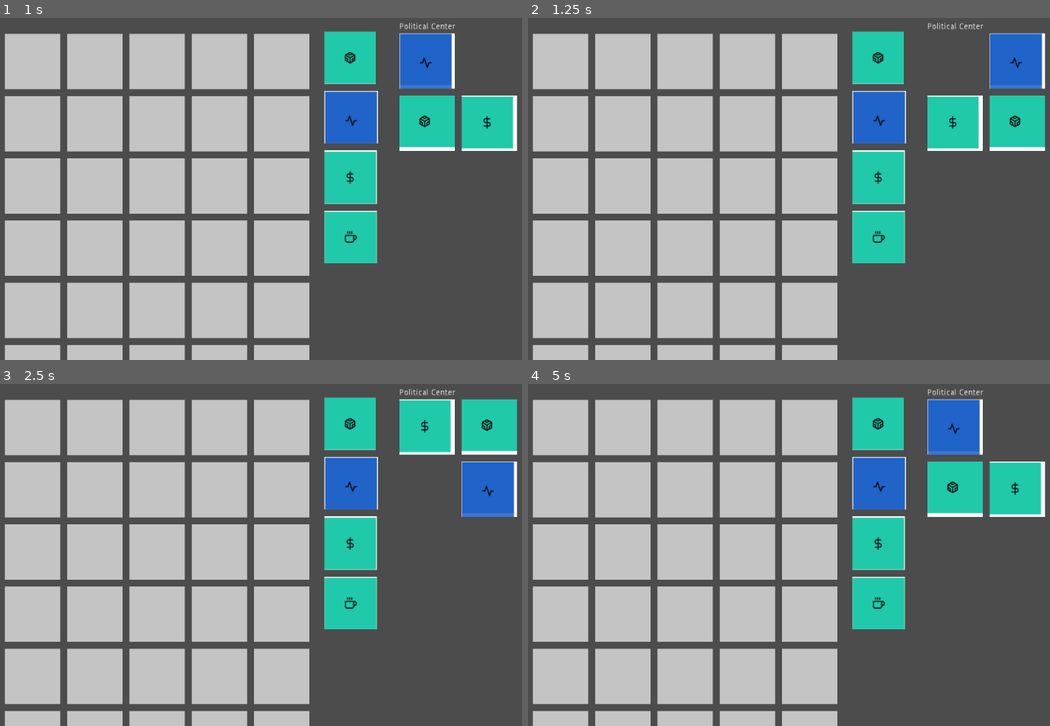
Above: before the commit, frames 1-4 (two rows, left to right).
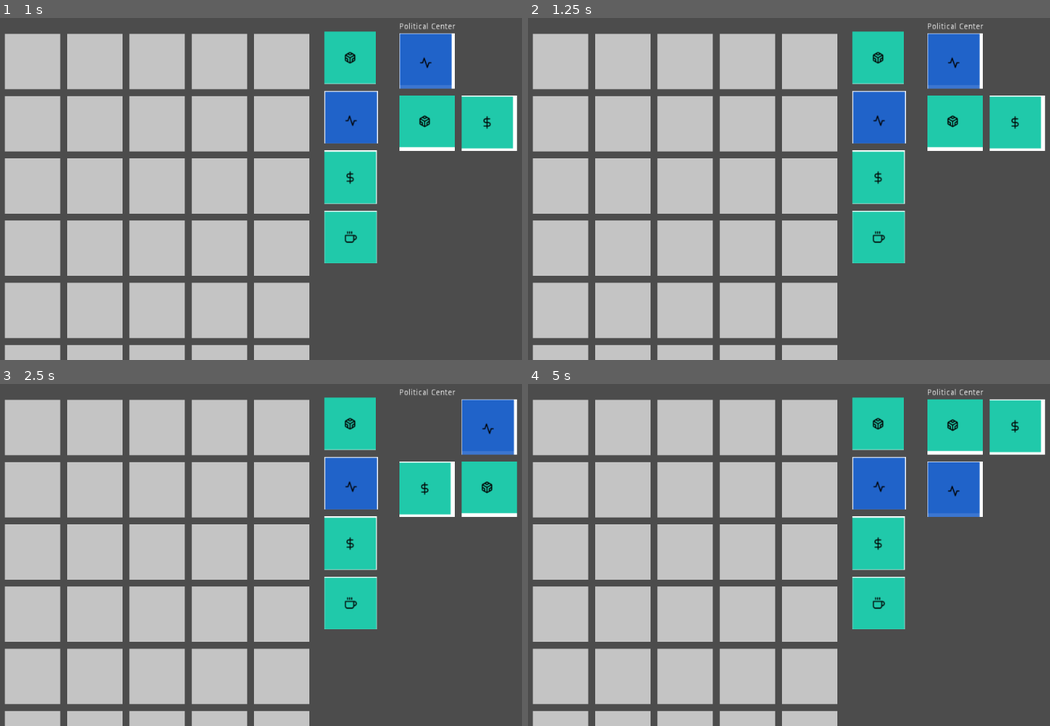
Above: after the commit, the same moments.

Repository: Minivera/GMTK-Jam-TG
Game: Godot game, scene res://Main.tscn
Same seed, same stepped clock (60 frames per second), same inputs: the game is played once before the commit and once after it.
Inputs (mouse positions are in pixels of both pictures, inside the frame that each line leads up to):
- Up to frame 1 (1 s): click (349, 59) at 0.5 s
- Up to frame 2 (1.25 s): no input
- Up to frame 3 (2.5 s): click (349, 483) at 1.25 s; click (349, 544) at 2 s
- Up to frame 4 (5 s): click (877, 602) at 2.75 s; click (877, 425) at 3.5 s; click (877, 483) at 4.25 s

Frame 1 is identical in both runs. In frame 2, 4.1% of the frame differs, in the area x 76-100%, y 4-39%; in frame 3, 7.0%; in frame 4, 7.0%.

Commit message:
Changed the timer a little

Diff:
--- a/ShapeDict.tscn
+++ b/ShapeDict.tscn
@@ -25,5 +25,5 @@
 }
 
 [node name="Timer" type="Timer" parent="."]
-wait_time = 1.2
+wait_time = 1.6
 [connection signal="timeout" from="Timer" to="." method="_on_Timer_timeout"]
